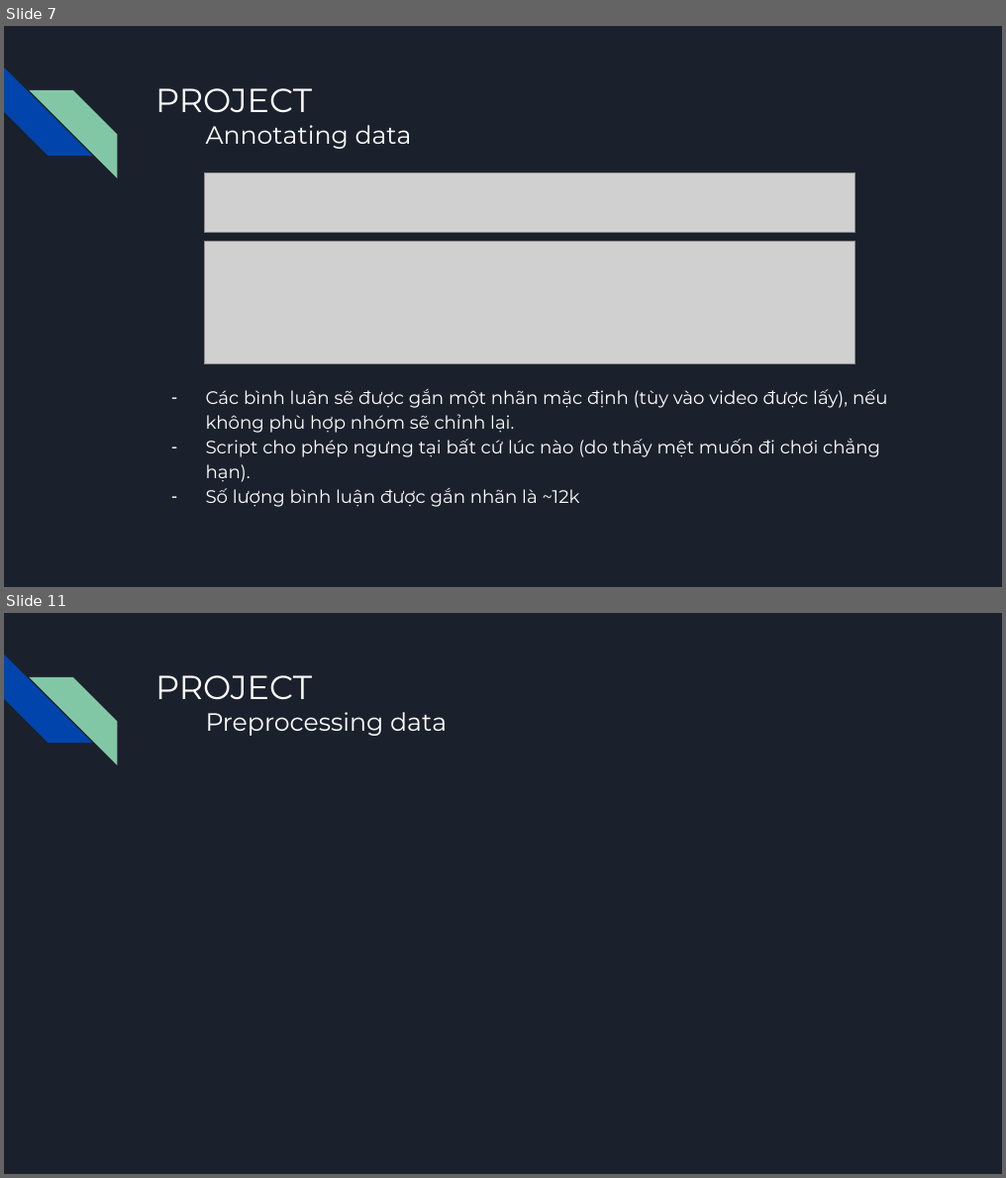
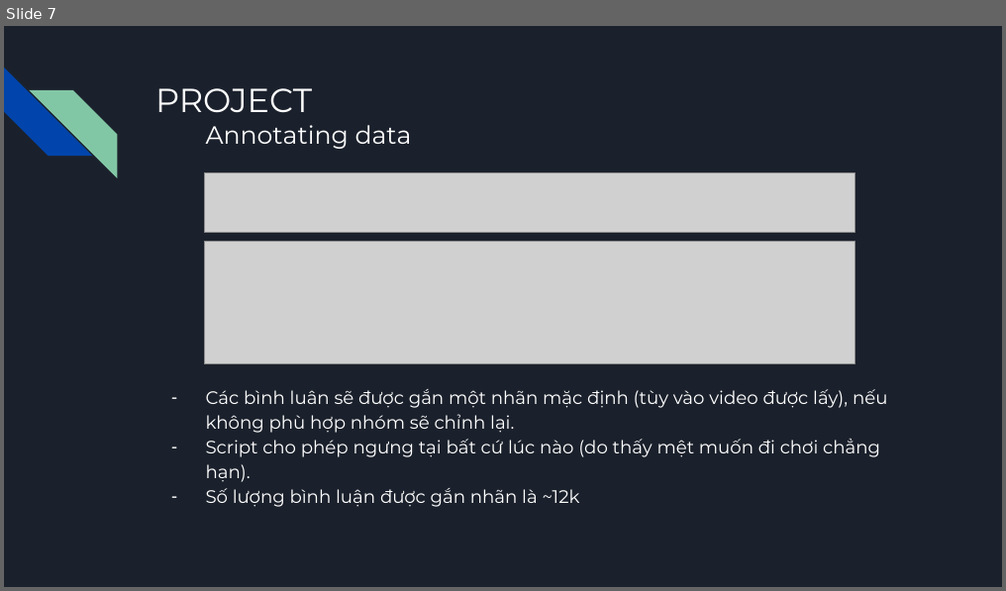
Before and after one commit to nghiaplt/DataScienceFinalProject, a slide deck: Slide.pptx. Shown one above the other, each under a label of ours: slides 7 and 11 before the commit, slide 7 after it; the slides between them are not shown. The pictures are 1006x1178 and 1006x591 pixels, drawn with LibreOffice and Linux fonts; fonts in the diff are those of the drawing; grey boxes stand for pictures. Boxes give left, top, right and bottom in pixels: in the first picture for what was removed or moved away, otherwise in the second. Text is boxed around its words. In the diff, an @@ line names an element or a change of style, - is before the commit and + after.

```diff
--- a/Slide.pptx
+++ b/Slide.pptx
@@ slide 11 removed at box(4, 613, 1002, 1174), background #1B212C; not listed: 2 template elements that a slide beside it also shows @@
@@ title removed at box(155, 675, 447, 736) @@
-PROJECT
-Preprocessing data
```
Also in this commit, not shown: 5 slides changed, 10 slides added, 4 other slides removed, 2 other files.
